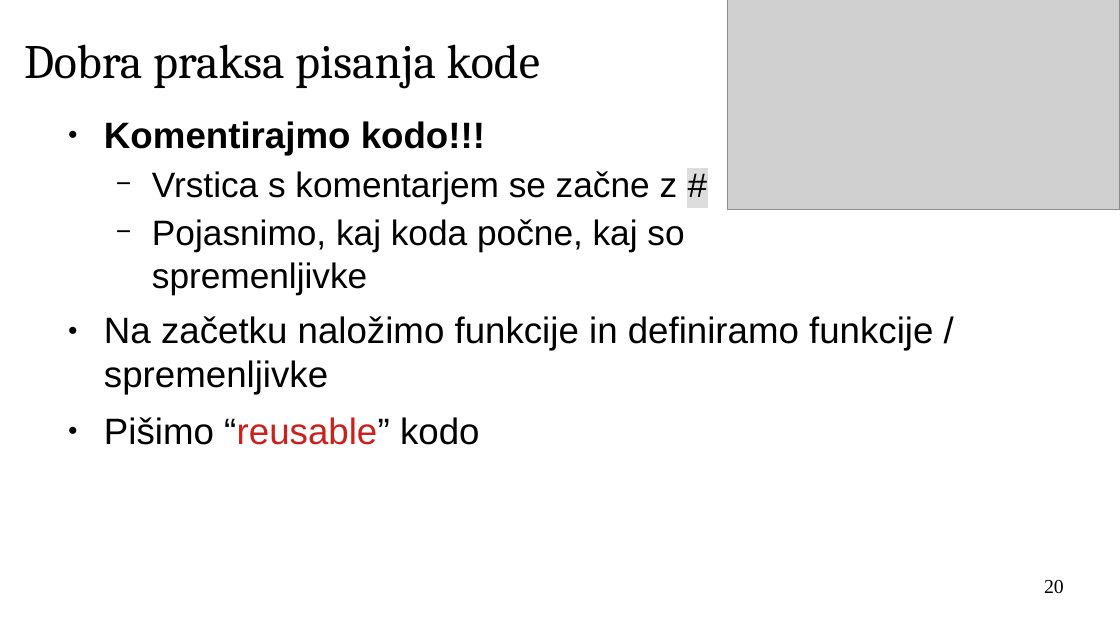
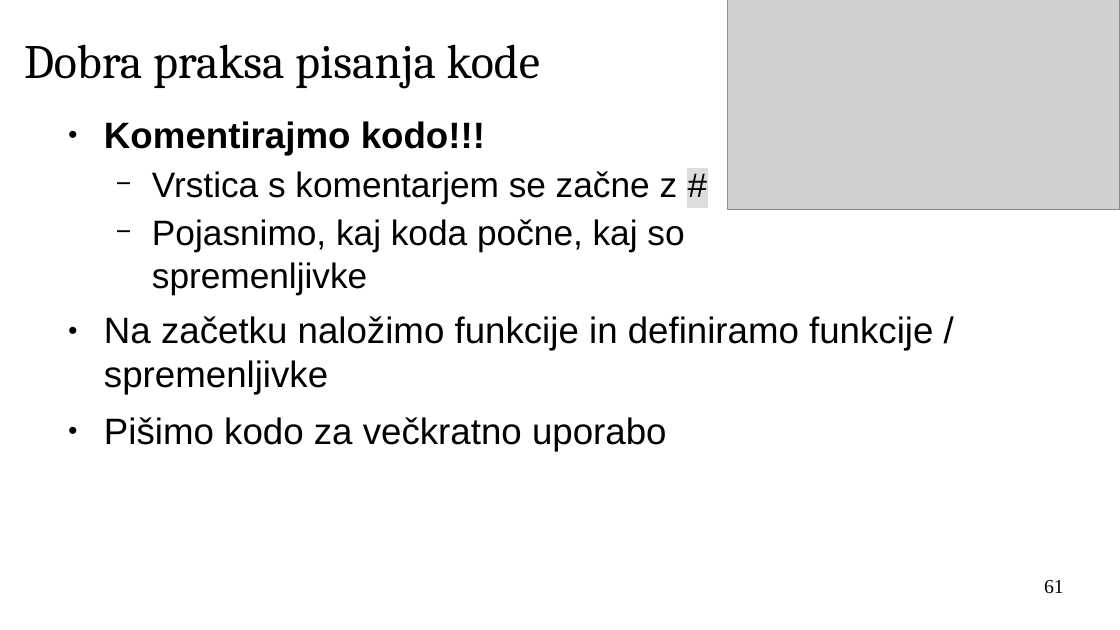
Before and after one commit to janaobsteter/R_tecaj, a slide deck: slide 61 of IT_Rtecaj.odp (slide 20 before the commit). Drawn at 1120x630 pixels with LibreOffice and Linux fonts; fonts in the diff are those of the drawing; grey boxes stand for pictures; background and template pictures are left out. Boxes give left, top, right and bottom in pixels: in the first picture for what was removed or moved away, otherwise in the second. Text is boxed around its words. In the diff, an @@ line names an element or a change of style, - is before the commit and + after.

```diff
--- a/IT_Rtecaj.odp
+++ b/IT_Rtecaj.odp
@@ text at <box>104,417,667,451</box>: text changed @@
-● Pišimo “reusable” kodo
+● Pišimo kodo za večkratno uporabo
@@ page number at <box>1044,580,1064,594</box>: text changed @@
-20
+61
```
Also in this commit, not shown: 10 other slides changed, 17 slides added, 1 other file.
